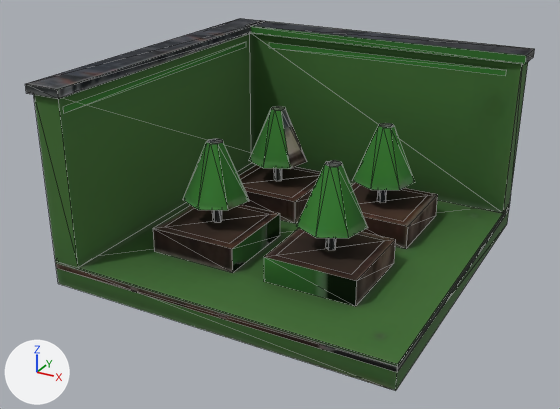
What one commit did to the glTF model game/world/models/park_module.glb.
The view is the same before and after, from a camera (50 mm lens) standing at (0.805, -1.568, 0.902) and looking at (-0.025, -0.06, 0.148). Lighting does not change. The marker at lower left points along +X, +Y and +Z. The first picture is the older version. Mesh edges are drawn as thin lines. Vertices at exactly the same position are counted once.

Objects in the first picture: 'te_park_module'.
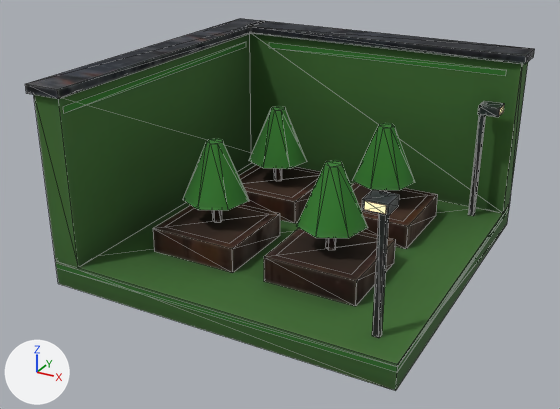
Boxes [x1, y1, x2, y2] around the edits, measured in the pictures (560 x 409 px):
'te_park_module', surface changed, reshaped
    both: [25, 18, 535, 391]
part 1 of me_te_park_module, added
    after: [372, 214, 389, 338]
part 2 of me_te_park_module, added
    after: [362, 189, 399, 216]
part 3 of me_te_park_module, added
    after: [468, 115, 486, 216]
part 4 of me_te_park_module, added
    after: [478, 101, 505, 117]
part 5 of me_te_park_module, added
    after: [364, 106, 504, 214]
part 6 of me_te_park_module, surface changed
    both: [25, 26, 530, 375]

Patch to the scene script:
```diff
--- a/game/world/models/park_module.glb.py
+++ b/game/world/models/park_module.glb.py
@@ img_te_park_module_glow @@
+img_te_park_module_glow = load_image('te_park_module_glow', '_unpacked/te_park_module_glow', 512, 512, 'sRGB')
@@ mat_te_park_module @@
 n0 = _N.new('ShaderNodeBsdfPrincipled'); n0.name = 'Principled BSDF'
+n0.inputs[28].default_value = 1.0  # 'Emission Strength'
 n1 = _N.new('ShaderNodeOutputMaterial'); n1.name = 'Material Output'
 n2 = _N.new('ShaderNodeTexImage'); n2.name = 'Image Texture'
-n2.image = img_te_park_module_color
+n2.image = img_te_park_module_glow
+n4 = _N.new('ShaderNodeTexImage'); n4.name = 'Image Texture.001'
+n4.image = img_te_park_module_color
 n3 = _N.new('ShaderNodeSeparateColor'); n3.name = 'Separate Color'
-n4 = _N.new('ShaderNodeTexImage'); n4.name = 'Image Texture.001'
-n4.image = img_te_park_module_finish
+n5 = _N.new('ShaderNodeTexImage'); n5.name = 'Image Texture.002'
+n5.image = img_te_park_module_finish
 _L.new(n0.outputs[0], n1.inputs[0])  # 'BSDF' to 'Surface'
-_L.new(n2.outputs[0], n0.inputs[0])  # 'Color' to 'Base Color'
 _L.new(n3.outputs[2], n0.inputs[1])  # 'Blue' to 'Metallic'
 _L.new(n3.outputs[1], n0.inputs[2])  # 'Green' to 'Roughness'
-_L.new(n4.outputs[0], n3.inputs[0])  # 'Color' to 'Color'
+_L.new(n2.outputs[0], n0.inputs[27])  # 'Color' to 'Emission Color'
+_L.new(n4.outputs[0], n0.inputs[0])  # 'Color' to 'Base Color'
+_L.new(n5.outputs[0], n3.inputs[0])  # 'Color' to 'Color'
@@ me_te_park_module @@
 # used by ob_te_park_module; location = (0.0, 0.0, 0.0)
 # verts and faces of me_te_park_module; kept vertices keep their numbers, new ones are numbered from 198
-me_te_park_module.from_pydata(...)  # 198 vertices, 284 faces; spans x -0.43..0.43, y -0.43..0.43, z 0.0..0.48
+me_te_park_module.from_pydata(...)  # 246 vertices, 340 faces; spans x -0.43..0.43, y -0.43..0.43, z 0.0..0.48
+# me_te_park_module part 1: a new loose piece, a box spanning x 0.343..0.357, y -0.357..-0.343, z 0.06..0.36, in mat_te_park_module
+# me_te_park_module part 2: a new loose piece, a box spanning x 0.325..0.375, y -0.395..-0.345, z 0.339..0.361, in mat_te_park_module
+# me_te_park_module part 3: a new loose piece, a box spanning x 0.343..0.357, y 0.293..0.307, z 0.06..0.36, in mat_te_park_module
+# me_te_park_module part 4: a new loose piece, a box spanning x 0.345..0.395, y 0.275..0.325, z 0.339..0.361, in mat_te_park_module
+# me_te_park_module part 5
+verts[198] = (0.33, -0.35, 0.338)
+verts[199] = (0.33, -0.39, 0.338)  # pixel (365, 210)
+verts[200] = (0.33, -0.396, 0.342)  # pixel (364, 209)
+verts[201] = (0.33, -0.396, 0.358)  # pixel (364, 201)
+verts[202] = (0.35, 0.32, 0.338)
+verts[203] = (0.35, 0.28, 0.338)  # pixel (480, 114)
+for new, old in zip([*range(204, 210)], [*range(198, 204)]): verts[new] = verts[old] + (0.04, 0.0, 0.0)
+verts[210] = (0.396, 0.28, 0.342)  # pixel (499, 115)
+verts[211] = (0.396, 0.32, 0.342)  # pixel (503, 111)
+verts[212] = (0.396, 0.32, 0.358)  # pixel (504, 105)
+verts[213] = (0.396, 0.28, 0.358)  # pixel (499, 109)
+faces += [(198, 204, 205), (198, 205, 199), (200, 206, 207), (200, 207, 201), (202, 208, 209), (202, 209, 203)]
+faces += [(210, 211, 212), (210, 212, 213)]
+# me_te_park_module part 6: 177 kept faces spanning x -0.43..0.43, y -0.43..0.43, z 0.0..0.48 get new texture (UV) coordinates
 me_te_park_module.materials.append(mat_te_park_module)
```
